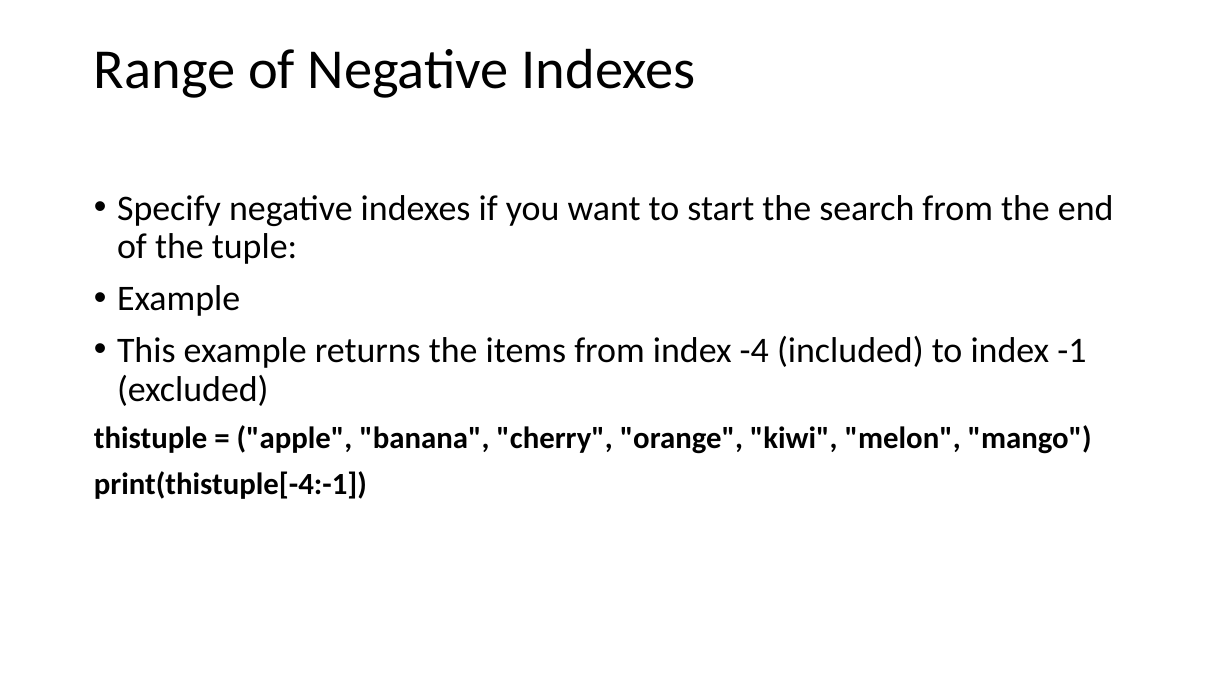
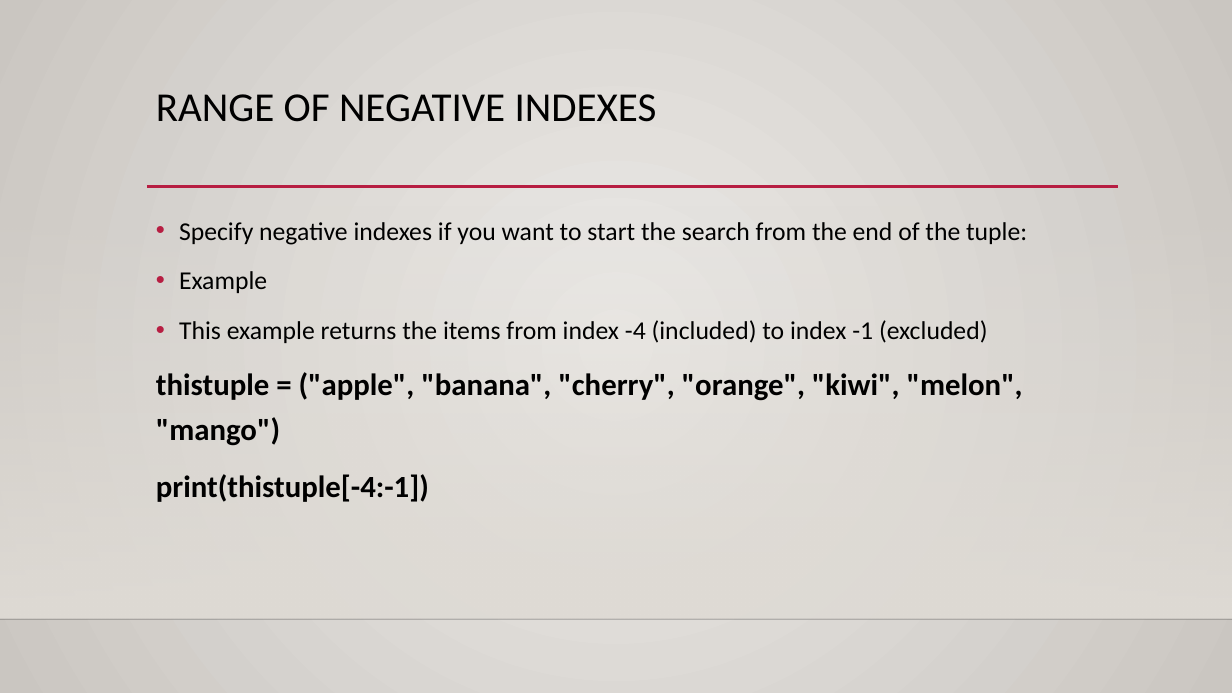
Before and after one commit to Gurpal-saghi-9/Python, a slide deck: slide 14 of PDF's Images/Python Tuples.pptx. Drawn at 1232x693 pixels with LibreOffice and Linux fonts; fonts in the diff are those of the drawing; background and template pictures are left out. Boxes give left, top, right and bottom in pixels: in the first picture for what was removed or moved away, otherwise in the second. Text is boxed around its words. In the diff, an @@ line names an element or a change of style, - is before the commit and + after.

```diff
--- a/PDF's Images/Python Tuples.pptx
+++ b/PDF's Images/Python Tuples.pptx
@@ background #FFFFFF to gradient #ECEAE7 to #CAC7C1 @@
@@ title "RANGE OF NEGATIVE INDEXES" at bbox=[156, 94, 657, 122]: vertical alignment middle to top @@
@@ title at bbox=[156, 94, 657, 122]: text changed; size 44 to 32 pt @@
-Range of Negative Indexes
+RANGE OF NEGATIVE INDEXES
@@ rectangle added at bbox=[0, 204, 1232, 619], fill gradient #DFDBD5 @@
@@ text "Specify negative indexes if you ...": place and size @@
-text "Specify negative indexes if you ..." at bbox=[94, 195, 1114, 499]
+text "Specify negative indexes if you ..." at bbox=[156, 222, 1027, 502]
@@ text "Specify negative indexes if you ..." at bbox=[156, 222, 1027, 502]: size 28 to 20 pt in "Specify negative indexes if you want to ...", "Example", "This example returns the items from index ..."; line spacing 0.9 to 1.2 @@
@@ line added from (147, 187) to (1118, 187), #B71E42 2.5 pt @@
@@ line added from (0, 619) to (1232, 619), #000001 1 pt @@
```
Also in this commit, not shown: 31 other slides changed, 3 other files.
